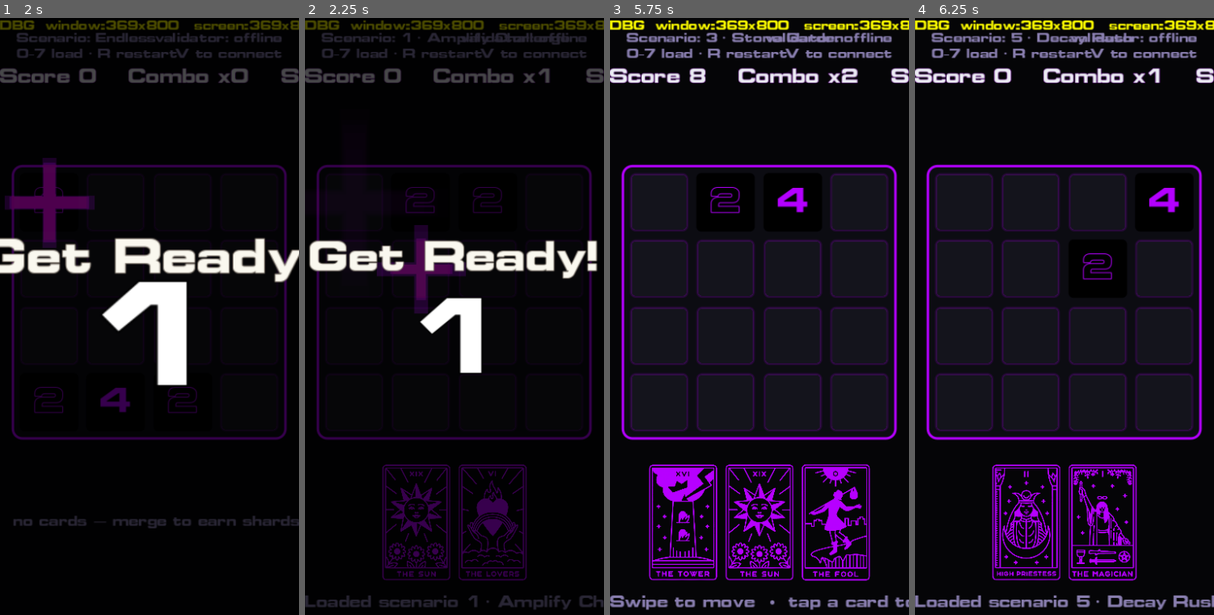
Above: before the commit, frames 1-4 (left to right).
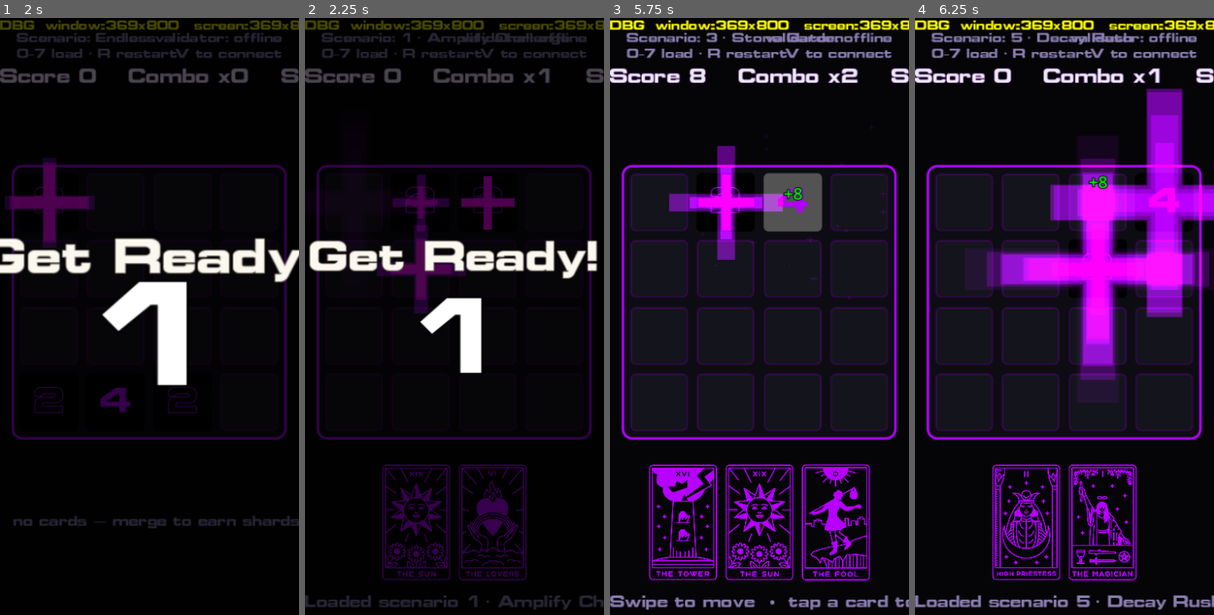
Above: after the commit, the same moments.

Repository: thegoldenmule/moveborne-godot
Game: Godot game, scene res://scenes/main.tscn
Same seed, same stepped clock (60 frames per second), same inputs: the game is played once before the commit and once after it.
Inputs (mouse positions are in pixels of both pictures, inside the frame that each line leads up to):
- Up to frame 1 (2 s): tap Enter at 0.5 s; drag from (149, 304) to (179, 197) at 0.52 s; drag from (89, 376) to (134, 471) at 1.27 s
- Up to frame 2 (2.25 s): move the mouse to (484, 197) at 2.02 s; hold Right from 2.03 s (still down); tap 1 at 2.1 s
- Up to frame 3 (5.75 s): release Right at 2.75 s; drag from (744, 471) to (669, 244) at 2.77 s; click (720, 519) at 3.52 s; tap A at 4.25, 5 s; move the mouse to (849, 435) at 4.27 s; hold Left 4.28-5 s; tap 3 at 4.35 s; tap Escape at 4.9 s; drag from (669, 244) to (714, 179) at 5.02 s
- Up to frame 4 (6.25 s): tap A at 5.75 s; move the mouse to (1079, 340) at 5.77 s; hold Down from 5.78 s (still down); tap 5 at 5.85 s; click (1079, 340) at 5.92 s

Frame 1 is identical in both runs. In frame 2, 1.0% of the frame differs, in the area x 29-71%, y 26-36%; in frame 3, 3.9%; in frame 4, 14%, in the area x 23-100%, y 11-61%.

Commit message:
VFX: fix review findings — restart VFX gate, countdown interrupt, popup anchor
From an adversarial multi-agent review of the shipped VFX (9 confirmed findings).
Two were reachable bugs:

- board_view: reset the moveIndex VFX gate + _prev on a fresh game (moveIndex went
  backwards) and re-setup on a board-size change — mirrors board.ts. Without this,
  an R-restart or scenario-load left the gate stale so merge VFX (flash/particles/
  shake/+score) were silently dead until moveIndex climbed past the old game's value.
- countdown: guard each await against the node being freed mid-intro (R restart) and
  wait on a tree-owned timer instead of the node-bound tween's `finished` — the old
  path wrote to freed Labels and leaked the coroutine (dropping the banner).

Cheaper fixes:
- _on_score_popup anchors to the board's rest position (rest_position()), so popups
  on rapid merges aren't nudged by an in-flight shake.
- mark the not-yet-dispatched deck-ready preset; centralize the brown/cream message
  colors in MbStyle (MSG_BROWN/MSG_CREAM).

Both reachable fixes verified live by the user.

Co-Authored-By: Claude Opus 4.8 (1M context) <noreply@anthropic.com>

Diff:
--- a/llm-workflow/scenes/anim.gd
+++ b/llm-workflow/scenes/anim.gd
@@ -53,9 +53,9 @@
 	var ls := LabelSettings.new()
 	ls.font = load(Style.FONT_PATH)
 	ls.font_size = font_size
-	ls.font_color = Color("776e65")     # brown
+	ls.font_color = Style.MSG_BROWN
 	ls.outline_size = 4
-	ls.outline_color = Color("faf8ef")  # cream stroke
+	ls.outline_color = Style.MSG_CREAM
 	l.label_settings = ls
 	l.modulate.a = 0.0
 	parent.add_child(l)
--- a/llm-workflow/scenes/board_view.gd
+++ b/llm-workflow/scenes/board_view.gd
@@ -102,9 +102,20 @@
 
 
 func render(state: Dictionary) -> void:
+	# Re-setup if the engine board changed size (a scenario can be 5/6/8), and reset
+	# the VFX gate on a fresh game (moveIndex went backwards). Mirrors board.ts's
+	# handleBoardSizeChange + a fresh BoardController per match. Without the reset, an
+	# R-restart / scenario-load leaves the moveIndex gate stale and merge VFX silently
+	# dead until moveIndex climbs back past the previous game's value.
+	var bs := int(state["board"].get("size", _size))
+	if bs != _size:
+		setup(bs, custom_minimum_size.x)
+	var move_index := int(state.get("moveIndex", 0))
+	if move_index < _last_move_index:
+		_reset_render_state()
+
 	# moveIndex gate + per-move dedup, mirroring board.ts: VFX fire at most once
 	# per move; visuals always update so re-renders stay correct.
-	var move_index := int(state.get("moveIndex", 0))
 	var is_new_move := move_index > _last_move_index
 	if is_new_move:
 		_last_move_index = move_index
@@ -154,6 +165,22 @@
 
 func set_highlight(indices: Array) -> void:
 	_highlight = indices
+
+
+## Reset per-game render/VFX state without rebuilding cells (same-size new game).
+func _reset_render_state() -> void:
+	_last_move_index = -1
+	for i in range(_prev.size()):
+		_prev[i] = 0
+	if _shaking:
+		position = _base_pos
+		_shaking = false
+
+
+## The board's resting (un-shaken) position, so popups anchor to the tile center
+## even if a previous merge's shake is still decaying.
+func rest_position() -> Vector2:
+	return _base_pos if _shaking else position
 
 
 func _apply_effect_and_border(sb: StyleBoxFlat, overlay: TextureRect, t: Dictionary, v: int, highlighted: bool) -> void:
--- a/llm-workflow/scenes/countdown.gd
+++ b/llm-workflow/scenes/countdown.gd
@@ -24,7 +24,7 @@
 	add_child(_overlay)
 
 	# "Get Ready!" — cream fill, brown outline, 100px above center.
-	_ready_lbl = _make_label("Get Ready!", 48, Color("faf8ef"), Color("776e65"), 4, vp)
+	_ready_lbl = _make_label("Get Ready!", 48, Style.MSG_CREAM, Style.MSG_BROWN, 4, vp)
 	_ready_lbl.position.y = -100.0
 	add_child(_ready_lbl)
 
@@ -59,15 +59,23 @@
 		_pulse(_number, 1.5)
 		_pulse(_ready_lbl, 1.2)
 		await get_tree().create_timer(1.0).timeout
+		if not is_inside_tree():
+			return  # interrupted (e.g. R restart freed us mid-intro) — bail before touching freed nodes
 	_number.text = "GO!"
 	_ready_lbl.visible = false
 	_number.scale = Vector2(2, 2)
 	await get_tree().create_timer(0.5).timeout
+	if not is_inside_tree():
+		return
 	var fout := create_tween().set_parallel(true)  # fade out while the number grows
 	fout.tween_property(_overlay, "modulate:a", 0.0, 0.45)
 	fout.tween_property(_number, "modulate:a", 0.0, 0.45)
 	fout.tween_property(_number, "scale", Vector2(3, 3), 0.45)
-	await fout.finished
+	# Wait on a tree-owned timer, NOT fout.finished: a node-bound tween dies with the
+	# node on interrupt and never emits 'finished', which would leak this coroutine.
+	await get_tree().create_timer(0.45).timeout
+	if not is_inside_tree():
+		return
 	if on_done.is_valid():
 		on_done.call()
 	queue_free()
--- a/llm-workflow/scenes/main.gd
+++ b/llm-workflow/scenes/main.gd
@@ -180,7 +180,7 @@
 ## Floating "+score" on each merged tile (input.ts:789): green normally, yellow on
 ## high combo (>2). board_pos is board-local; offset by the board's rest position.
 func _on_score_popup(score: int, board_pos: Vector2, combo: int) -> void:
-	var screen_pos: Vector2 = _board.position + board_pos
+	var screen_pos: Vector2 = _board.rest_position() + board_pos
 	var color := Color("ffff00") if combo > 2 else Color("00ff00")
 	Anim.float_text(_fx_layer, screen_pos, "+%d" % score, color, 20, 1.5, 30.0)
 
--- a/llm-workflow/scenes/style.gd
+++ b/llm-workflow/scenes/style.gd
@@ -17,6 +17,8 @@
 static var HIGHLIGHT := Color("44ff88")  # valid-target highlight 0x44ff88
 static var TEXT := Color("ececf4")        # light text on dark
 static var DIM := Color("8a7fb0")         # dimmed label
+static var MSG_BROWN := Color("776e65")   # hud.ts showMessage fill / countdown stroke
+static var MSG_CREAM := Color("faf8ef")   # hud.ts showMessage stroke / countdown fill
 
 
 ## Per-tile-value style (TileValueStyles in tile-display.ts):
--- a/llm-workflow/scenes/vfx.gd
+++ b/llm-workflow/scenes/vfx.gd
@@ -24,6 +24,7 @@
 	"bomb-explode": {frame = "plus",        count = 12, life = 0.55, color = "b400ff", blend = "add", shape = "disc",  vmin = 90.0,  vmax = 280.0, smin = 0.5, smax = 1.2, radius = 20.0, grow = false},
 	"purge-column": {frame = "plus",        count = 20, life = 0.5,  color = "b400ff", blend = "add", shape = "disc",  vmin = 120.0, vmax = 420.0, smin = 0.4, smax = 1.0, radius = 10.0, grow = false},
 	"amplify":      {frame = "plus",        count = 10, life = 0.5,  color = "fedc56", blend = "add", shape = "point", vmin = 0.0,   vmax = 40.0,  smin = 0.5, smax = 1.6, radius = 4.0,  grow = true},
+	# deck-ready is not dispatched yet — awaits a ported deck-display (deck-display.ts:124).
 	"deck-ready":   {frame = "deck-symbol", count = 5,  life = 0.5,  color = "b400ff", blend = "add", shape = "point", vmin = 0.0,   vmax = 0.0,   smin = 0.5, smax = 2.2, radius = 0.0,  grow = true},
 }
 
